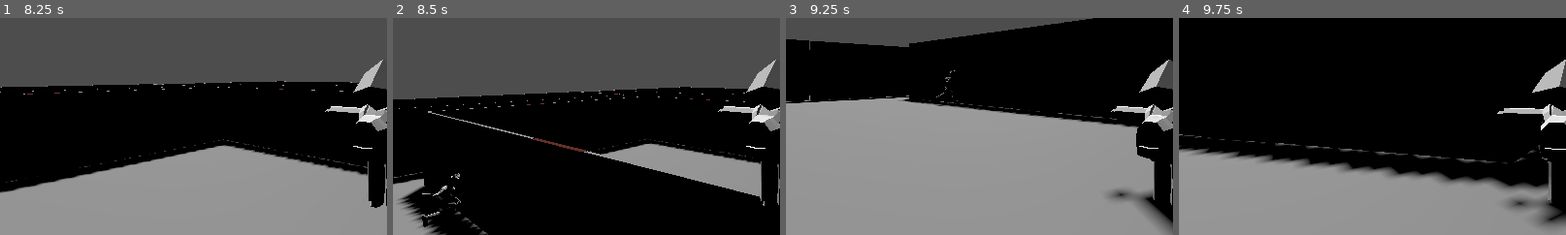
Above: before the commit, frames 1-4 (left to right).
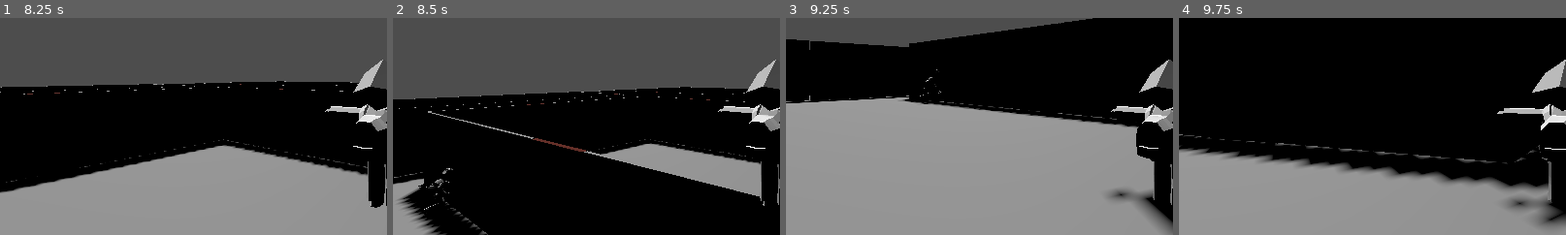
Above: after the commit, the same moments.

Repository: GuerrieraDellaLuna/Indya-Varyale
Game: Godot game, scene res://scenes/main.tscn
The game is run twice, just before and just after one commit, with the same random seed, the same clock (stepped at 60 frames per second) and the same inputs.
Inputs (mouse positions are % of the whole screen's width and height, from its top left):
- Up to frame 1 (8.25 s): tap Enter (ui_accept) at 0.5, 0.77, 2, 3.5, 3.77, 5, 6.5, 6.77, 8 s; move the mouse to (45, 70) at 0.52 s; hold W (forward) 0.53-1.25 s; click (45, 70) at 0.67 s; drag from (80, 65) to (45, 70) at 1.27 s; move the mouse to (20, 35) at 2.02 s; hold A (left) 2.03-2.75 s; drag from (55, 50) to (20, 35) at 2.77 s; move the mouse to (35, 25) at 3.52 s; hold S (back) 3.53-4.25 s; drag from (72, 45) to (35, 25) at 4.27 s; move the mouse to (30, 55) at 5.02 s; hold W (forward) 5.03-5.75 s; click (30, 55) at 5.17 s; drag from (60, 28) to (30, 55) at 5.77 s; move the mouse to (45, 70) at 6.52 s; hold D (right) 6.53-7.25 s; drag from (80, 65) to (45, 70) at 7.27 s; move the mouse to (20, 35) at 8.02 s; hold S (back) from 8.03 s (still down)
- Up to frame 2 (8.5 s): keep holding S (back)
- Up to frame 3 (9.25 s): release S (back) at 8.75 s; drag from (55, 50) to (20, 35) at 8.77 s
- Up to frame 4 (9.75 s): move the mouse to (35, 25) at 9.52 s; hold W (forward) from 9.53 s (still down); click (35, 25) at 9.67 s
The pictures show only the part of the screen within x 0-50%, y 37-87%; the shares and areas given below are measured in that part.

Frame 1 is identical in both runs. In frame 2, 0.4% of the frame differs, in the area x 6-19%, y 69-97%; in frame 3, less than 0.1%; in frame 4, nothing differs.

Commit message:
small fix

Diff:
--- a/V1/scenes/monster.gd
+++ b/V1/scenes/monster.gd
@@ -1,9 +1,9 @@
 extends CharacterBody3D
 var animationPlayer : AnimationPlayer
-var speed = 0.6
+var speed = 0.5
 var direction = Vector3()
 var gravity = ProjectSettings.get_setting("physics/3d/default_gravity")
-var chaseDistance = 3.0
+var chaseDistance = 2.0
 var hitDistance = 0.3
 @onready var player = $"../CharacterBody3D"
 
Not shown: 2 places in V1/scenes/level_v_2.tscn that only renumber resources
Not shown: 1 places in V1/scenes/main.tscn that only renumber resources
